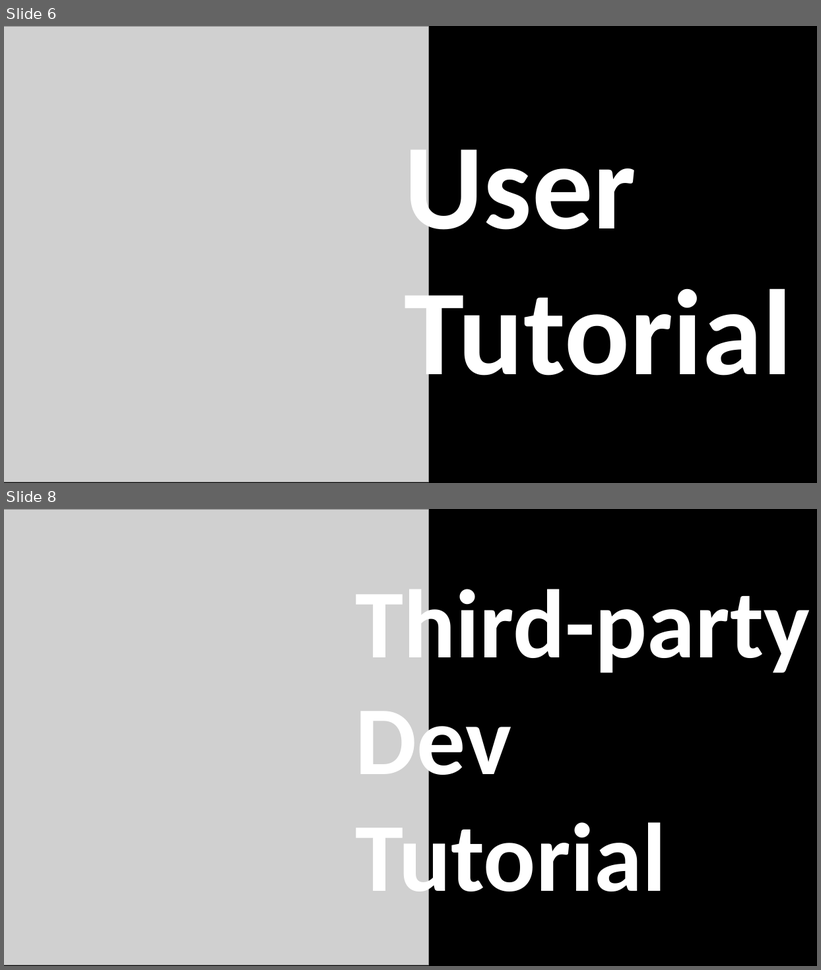
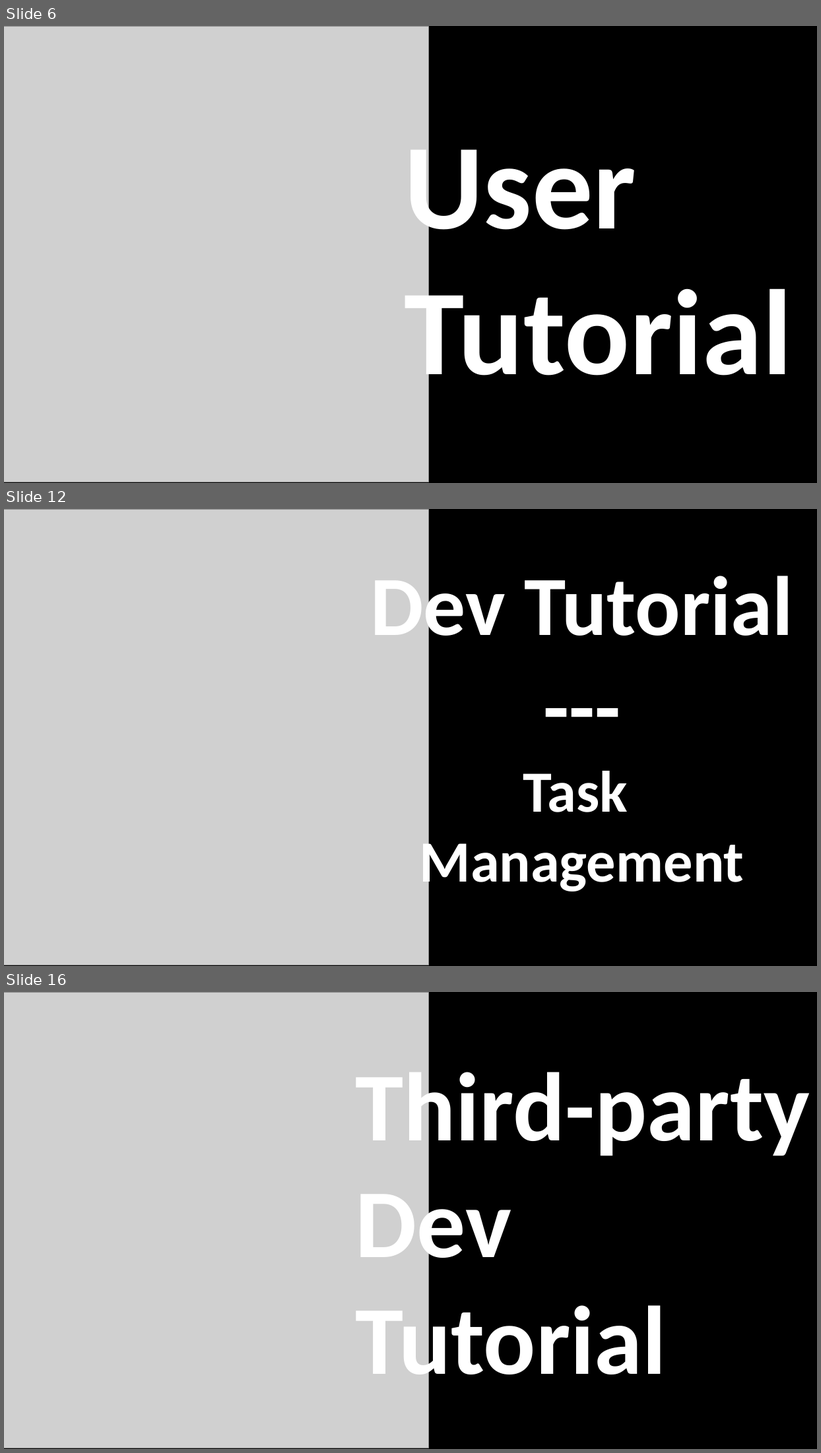
Before and after one commit to MiniGameWorlds/MiniGameWorld, a slide deck: resources/MiniGameWorld.pptx. Shown one above the other, each under a label of ours: slides 6 and 8 before the commit, slides 6, 12 and 16 after it; the slides between them are not shown. The pictures are 821x970 and 821x1453 pixels, drawn with LibreOffice and Linux fonts; fonts in the diff are those of the drawing; grey boxes stand for pictures. Boxes give left, top, right and bottom in pixels: in the first picture for what was removed or moved away, otherwise in the second. Text is boxed around its words. In the diff, an @@ line names an element or a change of style, - is before the commit and + after.

```diff
--- a/resources/MiniGameWorld.pptx
+++ b/resources/MiniGameWorld.pptx
@@ slide 12 added at box(4, 509, 817, 966), background #000000 @@
@@ picture added at box(4, 509, 428, 966) @@
@@ text added at box(370, 565, 793, 896), 199 pt, text #FFFFFF, bold @@
+Dev Tutorial
+---
+Task
+Management
@@ what was slide 8 is now slide 16 @@
```
Also in this commit, not shown: 8 other slides added, 1 slide removed, 3 other files.
